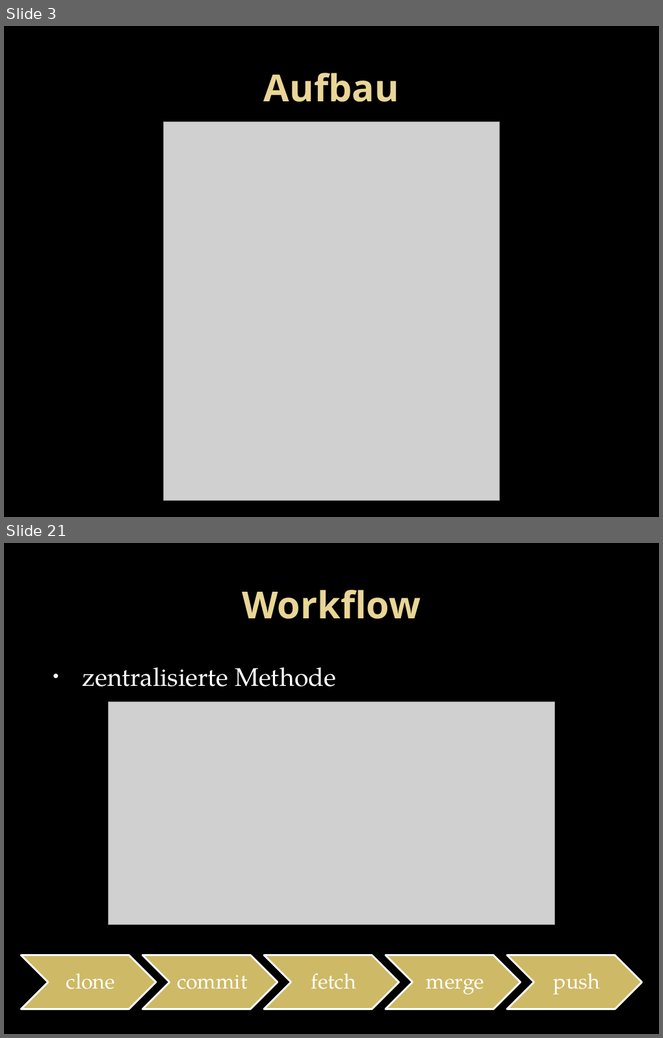
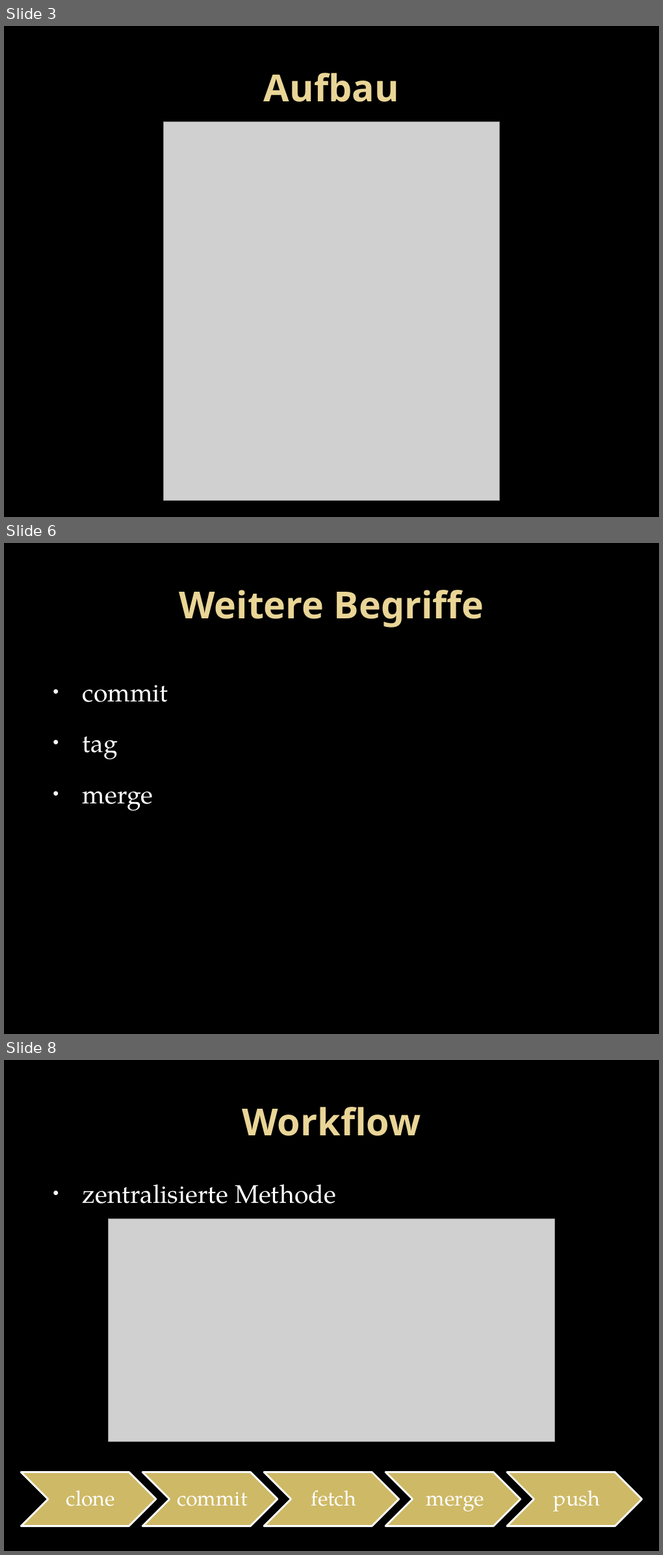
Before and after one commit to ftes/stargreg, a slide deck: 10 Dokumente/Git Presentation/Presentation.pptx. Shown one above the other, each under a label of ours: slides 3 and 21 before the commit, slides 3, 6 and 8 after it; the slides between them are not shown. The pictures are 663x1038 and 663x1555 pixels, drawn with LibreOffice and Linux fonts; fonts in the diff are those of the drawing; grey boxes stand for pictures; background and template pictures are left out. Boxes give left, top, right and bottom in pixels: in the first picture for what was removed or moved away, otherwise in the second. Text is boxed around its words. In the diff, an @@ line names an element or a change of style, - is before the commit and + after.

```diff
--- a/10 Dokumente/Git Presentation/Presentation.pptx
+++ b/10 Dokumente/Git Presentation/Presentation.pptx
@@ slide 6 added at [4, 543, 659, 1034], background picture (left out) @@
@@ title added at [179, 590, 484, 627], 41 pt, text gradient #EAD696 to #E7D081, bold @@
+Weitere Begriffe
@@ text added at [83, 685, 168, 811], 28 pt, text #FFFFFF @@
+• commit
+• tag
+• merge
@@ what was slide 21 is now slide 8 @@
```
Also in this commit, not shown: 3 other slides added, 16 slides removed.
